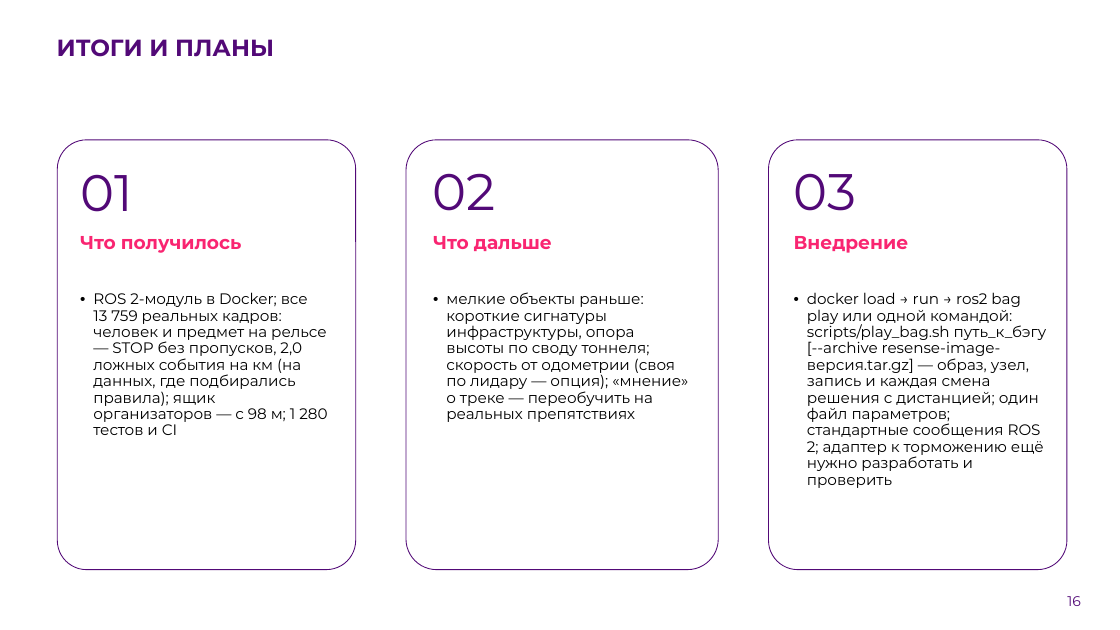
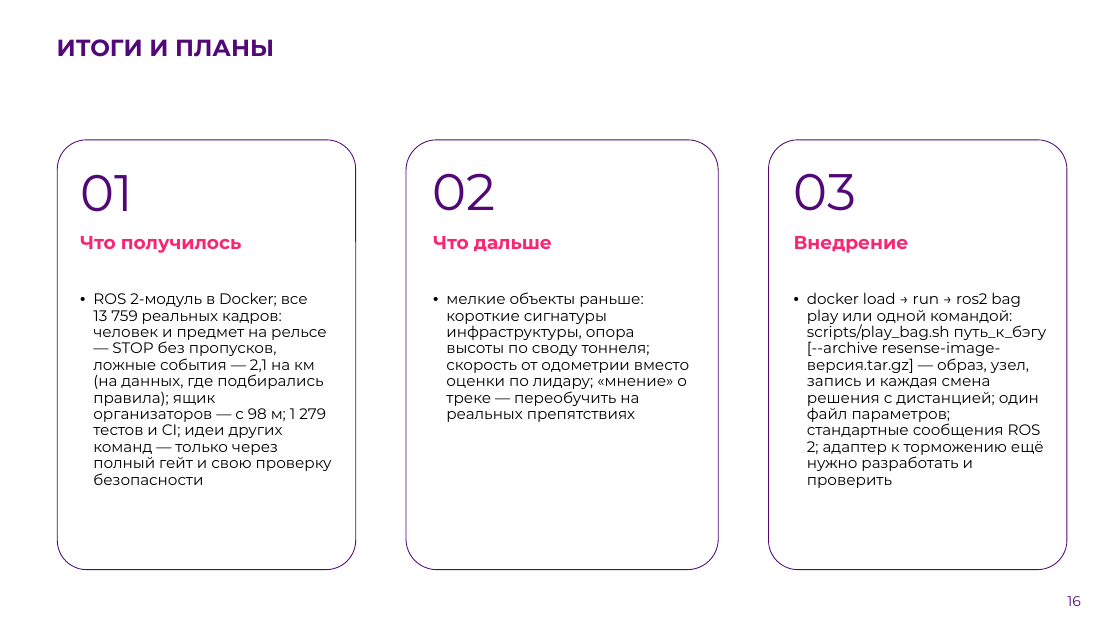
Before and after one commit to pmixay/ReSense, a slide deck: slide 16 of docs/presentation/ReSense_LCT2026.pptx. Drawn at 1120x630 pixels with LibreOffice and Linux fonts; fonts in the diff are those of the drawing; background and template pictures are left out. Boxes give left, top, right and bottom in pixels: in the first picture for what was removed or moved away, otherwise in the second. Text is boxed around its words. In the diff, an @@ line names an element or a change of style, - is before the commit and + after.

```diff
--- a/docs/presentation/ReSense_LCT2026.pptx
+++ b/docs/presentation/ReSense_LCT2026.pptx
@@ text at [93, 292, 332, 485]: text changed @@
-• ROS 2-модуль в Docker; все 13 759 реальных кадров: человек и предмет на рельсе — STOP без пропусков, 2,0 ложных события на км (на данных, где подбирались правила); ящик организаторов — с 98 м; 1 280 тестов и CI
+• ROS 2-модуль в Docker; все 13 759 реальных кадров: человек и предмет на рельсе — STOP без пропусков, ложные события — 2,1 на км (на данных, где подбирались правила); ящик организаторов — с 98 м; 1 279 тестов и CI; идеи других команд — только через полный гейт и свою проверку безопасности
@@ text at [446, 292, 689, 422]: text changed @@
-• мелкие объекты раньше: короткие сигнатуры инфраструктуры, опора высоты по своду тоннеля; скорость от одометрии (своя по лидару — опция); «мнение» о треке — переобучить на реальных препятствиях
+• мелкие объекты раньше: короткие сигнатуры инфраструктуры, опора высоты по своду тоннеля; скорость от одометрии вместо оценки по лидару; «мнение» о треке — переобучить на реальных препятствиях
```
Also in this commit, not shown: 11 other slides changed, 2 other files.
